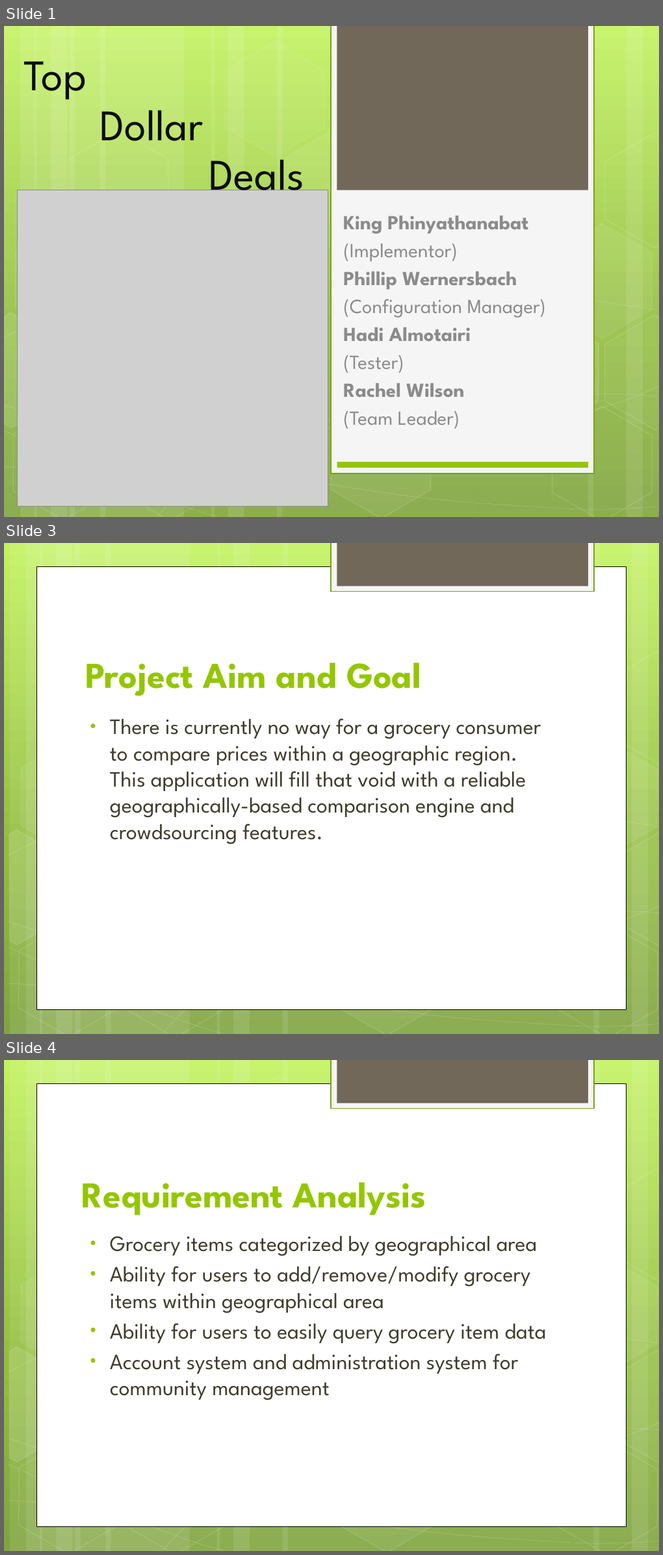
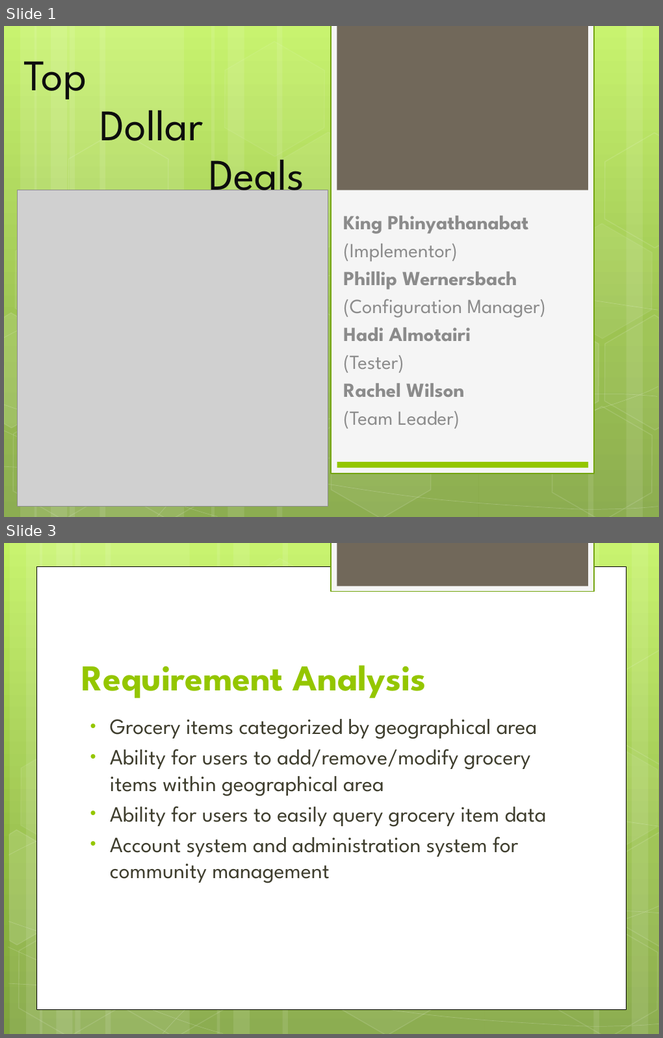
Before and after one commit to suphaphan/CSC440TopDollarDeals, a slide deck: Deliverbles/Inception/Inception_Stage.pptx. Shown one above the other, each under a label of ours: slides 1, 3 and 4 before the commit, slides 1 and 3 after it; the slides between them are not shown. The pictures are 663x1555 and 663x1038 pixels, drawn with LibreOffice and Linux fonts; fonts in the diff are those of the drawing; grey boxes stand for pictures. Boxes give left, top, right and bottom in pixels: in the first picture for what was removed or moved away, otherwise in the second. Text is boxed around its words. In the diff, an @@ line names an element or a change of style, - is before the commit and + after.

Commit message:
Update project and Goal Slide

```diff
--- a/Deliverbles/Inception/Inception_Stage.pptx
+++ b/Deliverbles/Inception/Inception_Stage.pptx
@@ slide 3 removed at box(4, 543, 659, 1034), background gradient #C3F35F to #93BF3F to #81A53E; not listed: 31 template elements that a slide beside it also shows @@
@@ title removed at box(85, 663, 421, 696) @@
-Project Aim and Goal
@@ text removed at box(110, 719, 542, 845) @@
-• There is currently no way for a grocery consumer to compare prices within a geographic region. This application will fill that void with a reliable geographically-based comparison engine and crowdsourcing features.
@@ what was slide 4 is now slide 3 @@
```
Also in this commit, not shown: 1 slide added, 1 other slide removed.
